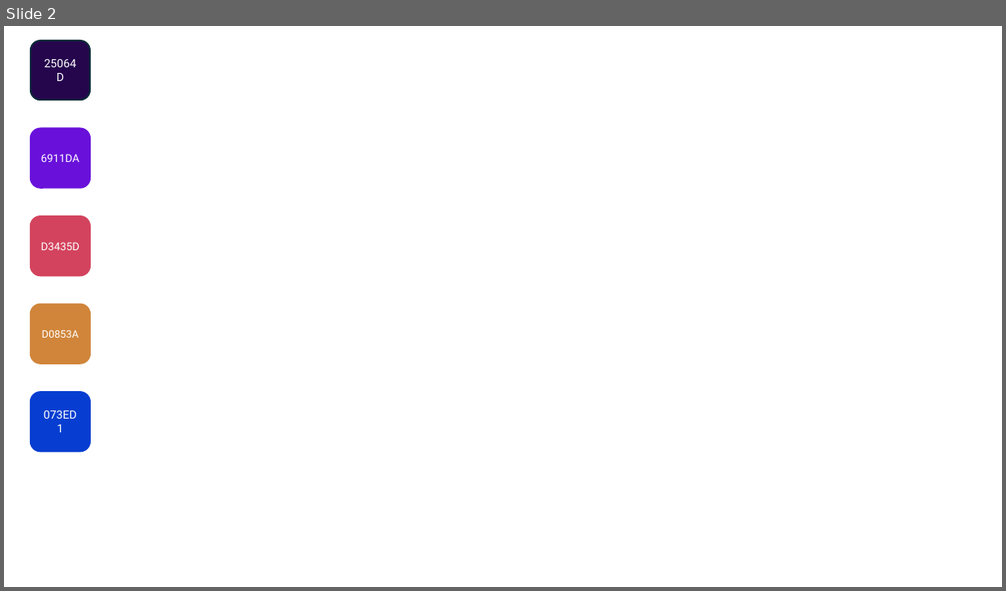
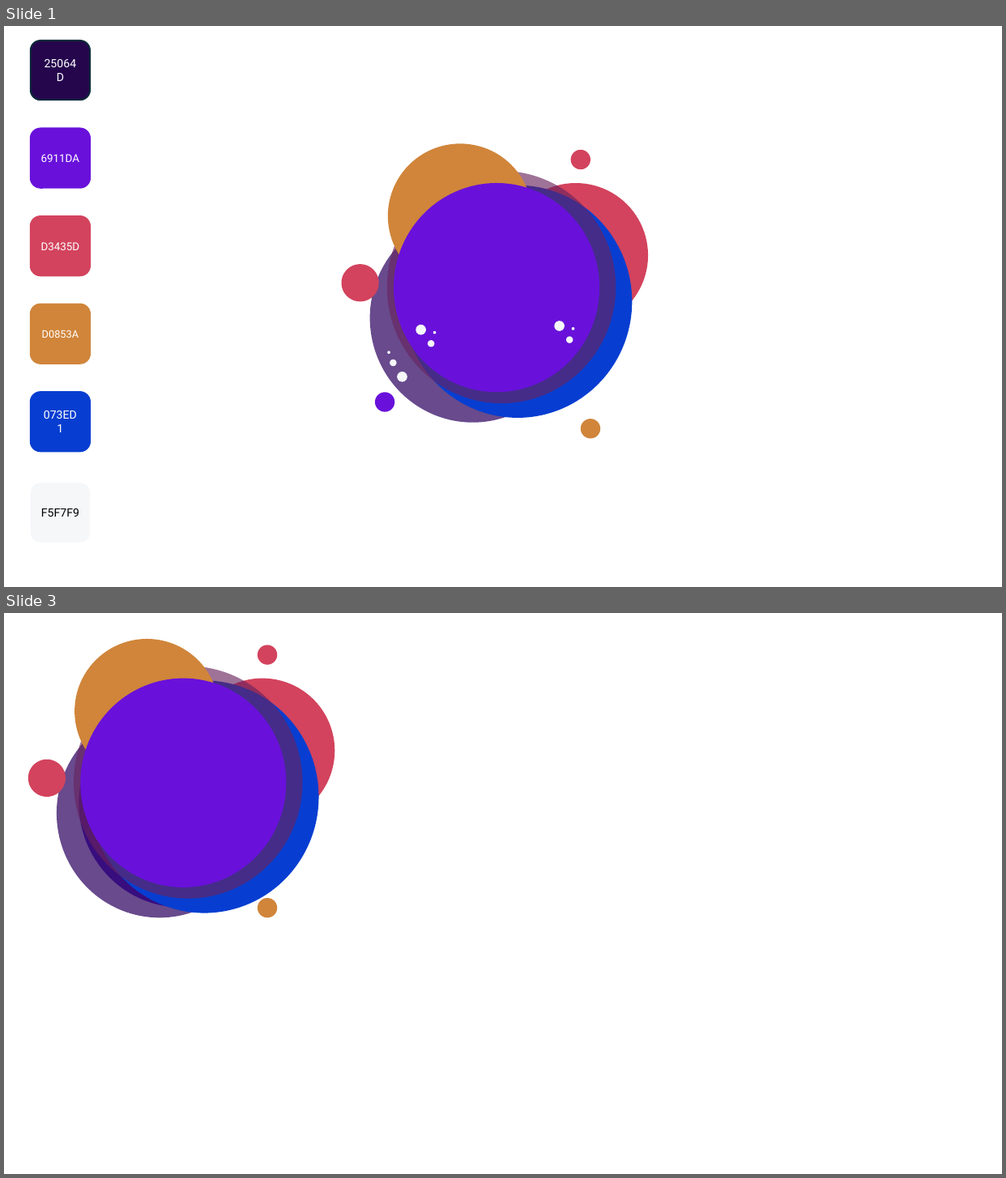
Before and after one commit to m0nt4ld0/front-tt-2C2024, a slide deck: imgs/logo/palette.pptx. Shown one above the other, each under a label of ours: slide 2 before the commit, slides 1 and 3 after it; the slides between them are not shown. The pictures are 1006x591 and 1006x1178 pixels, drawn with LibreOffice and Linux fonts; fonts in the diff are those of the drawing; background and template pictures are left out. Boxes give left, top, right and bottom in pixels: in the first picture for what was removed or moved away, otherwise in the second. Text is boxed around its words. In the diff, an @@ line names an element or a change of style, - is before the commit and + after.

```diff
--- a/imgs/logo/palette.pptx
+++ b/imgs/logo/palette.pptx
@@ slide 3 added at (x1=4, y1=613, x2=1002, y2=1174), background picture (left out) @@
@@ ellipse added at (x1=74, y1=639, x2=219, y2=784), fill #D0853A @@
@@ ellipse added at (x1=258, y1=645, x2=277, y2=665), fill #D3435D @@
@@ ellipse added at (x1=74, y1=666, x2=303, y2=899), fill #69235F at 64% opacity @@
@@ ellipse added at (x1=80, y1=678, x2=286, y2=888), fill #6911DA @@
@@ ellipse added at (x1=90, y1=680, x2=319, y2=914), fill #073ED1 @@
@@ ellipse added at (x1=190, y1=678, x2=335, y2=823), fill #D3435D @@
@@ ellipse added at (x1=57, y1=709, x2=262, y2=918), fill #300764 at 73% opacity @@
@@ ellipse added at (x1=79, y1=698, x2=285, y2=908), fill #5020C7 @@
@@ ellipse added at (x1=28, y1=760, x2=66, y2=797), fill #D3435D @@
@@ ellipse added at (x1=258, y1=898, x2=277, y2=918), fill #D0853A @@
@@ what was slide 2 is now slide 1 @@
@@ slide 1 changed as well @@
@@ group added at (x1=342, y1=143, x2=648, y2=438): 19 ellipses @@
@@ rounded rectangle added at (x1=31, y1=484, x2=90, y2=543), fill #F5F7F9, 11 pt, text #000000 @@
+F5F7F9
```
Also in this commit, not shown: 3 other slides added, 1 slide removed, 3 other files.
